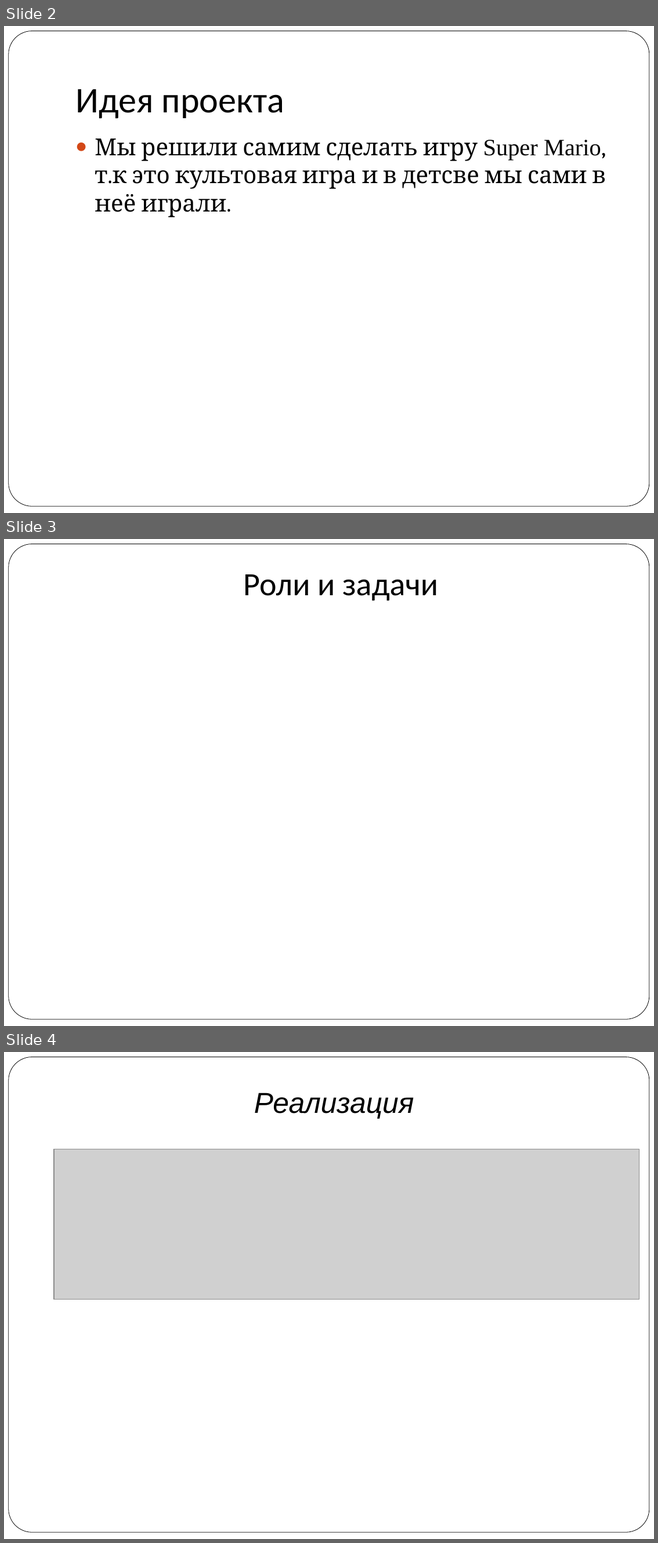
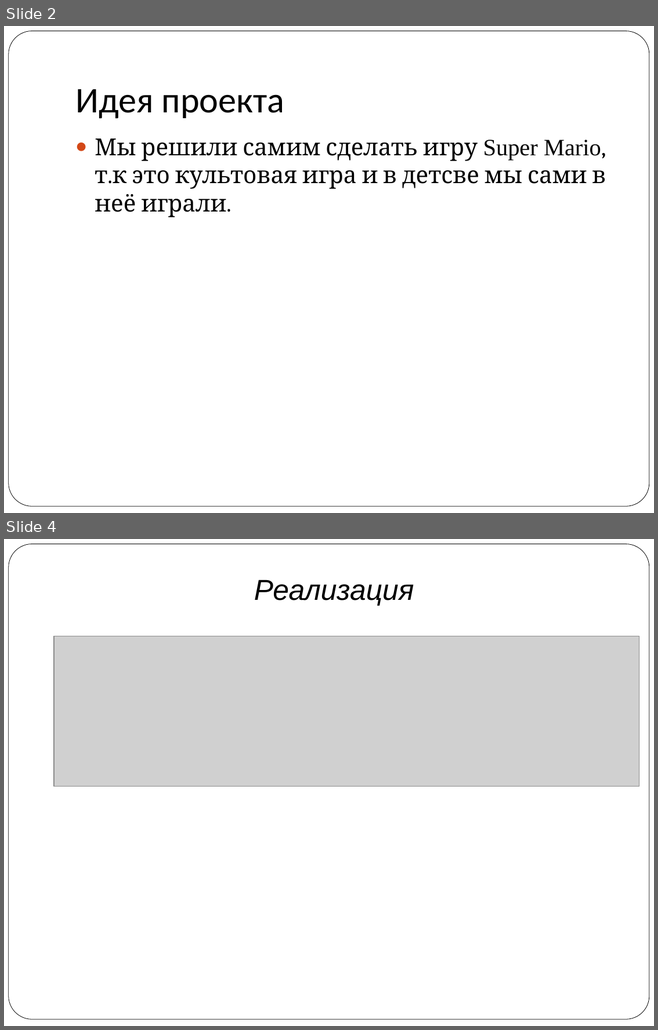
Before and after one commit to vitaly06/SuperMario, a slide deck: piton.ppt. Shown one above the other, each under a label of ours: slides 2, 3 and 4 before the commit, slides 2 and 4 after it; the slides between them are not shown. The pictures are 658x1543 and 658x1030 pixels, drawn with LibreOffice and Linux fonts; fonts in the diff are those of the drawing; grey boxes stand for pictures. Boxes give left, top, right and bottom in pixels: in the first picture for what was removed or moved away, otherwise in the second. Text is boxed around its words. In the diff, an @@ line names an element or a change of style, - is before the commit and + after.

```diff
--- a/piton.ppt
+++ b/piton.ppt
@@ slide 3 removed at bbox=[4, 539, 654, 1026], background #FFFFFF; not listed: 1 template element that a slide beside it also shows @@
@@ title removed at bbox=[243, 574, 438, 601] @@
-Роли и задачи
```
Also in this commit, not shown: 2 slides changed, 4 slides added, 7 other slides removed.
